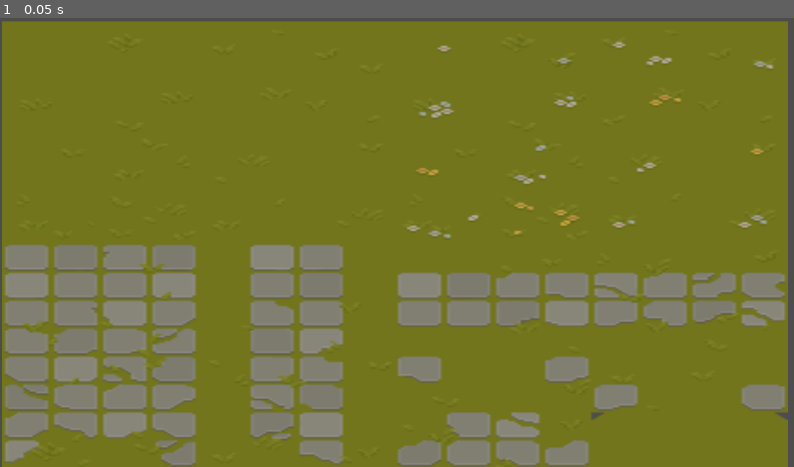
Above: before the commit, frame 1.
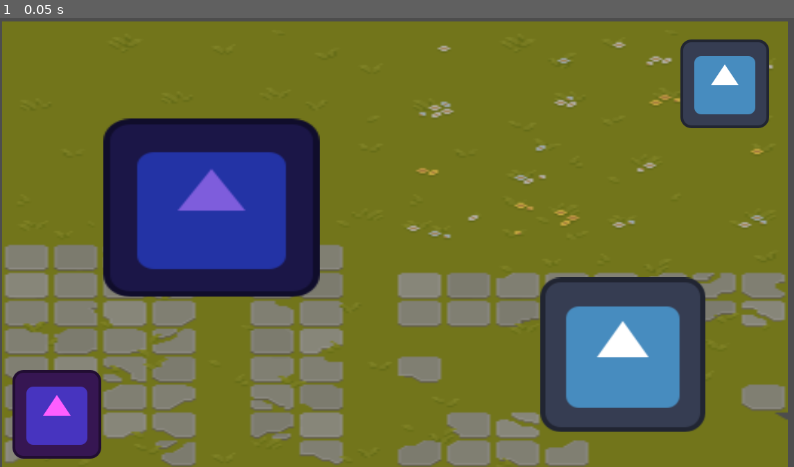
Above: after the commit, the same moment.

Repository: JohannesSBA/videogame-lab
Game: Godot game, scene res://main_scene.tscn
Two runs of this game, one before a commit and one after it. Both use one fixed random seed, a clock stepped at 60 frames per second and the inputs below. The engine's default icon, where the game draws it, is replaced by a stand-in: a white triangle on a blue panel in a dark square.
Inputs:
- Up to frame 1 (0.05 s): no input

The runs differ from the first frame. In frame 1, 22% of the frame differs, in the area x 1-97%, y 4-99%.

Commit message:
Update main scene

Diff:
--- a/lab1/main_scene.tscn
+++ b/lab1/main_scene.tscn
@@ -1,6 +1,8 @@
-[gd_scene load_steps=2 format=3 uid="uid://6ixfp1b0qp0a"]
+[gd_scene load_steps=4 format=3 uid="uid://6ixfp1b0qp0a"]
 
 [ext_resource type="Texture2D" uid="uid://dqjgmk66ueodj" path="res://TX Tileset Grass.png" id="1_la183"]
+[ext_resource type="PackedScene" uid="uid://bwt5rvqw5ysaa" path="res://scene_2.tscn" id="2_hyiwl"]
+[ext_resource type="Texture2D" uid="uid://bck38e3o7rcgx" path="res://icon.svg" id="3_n44eu"]
 
 [node name="Main Scene" type="Node2D"]
 
@@ -8,3 +10,15 @@
 position = Vector2(569.5, 327.5)
 scale = Vector2(4.42578, 2.51953)
 texture = ExtResource("1_la183")
+
+[node name="Node2D" parent="." instance=ExtResource("2_hyiwl")]
+position = Vector2(-99, -1)
+
+[node name="Icon" type="Sprite2D" parent="."]
+modulate = Color(1, 0.368627, 1, 1)
+position = Vector2(82, 572)
+texture = ExtResource("3_n44eu")
+
+[node name="Icon2" type="Sprite2D" parent="."]
+position = Vector2(1045, 95)
+texture = ExtResource("3_n44eu")
